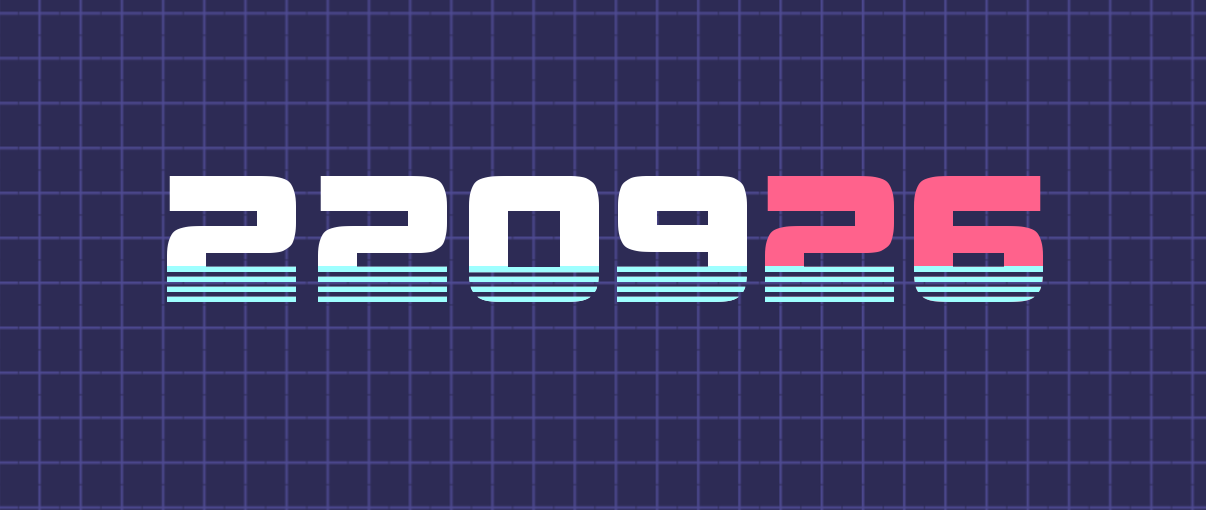
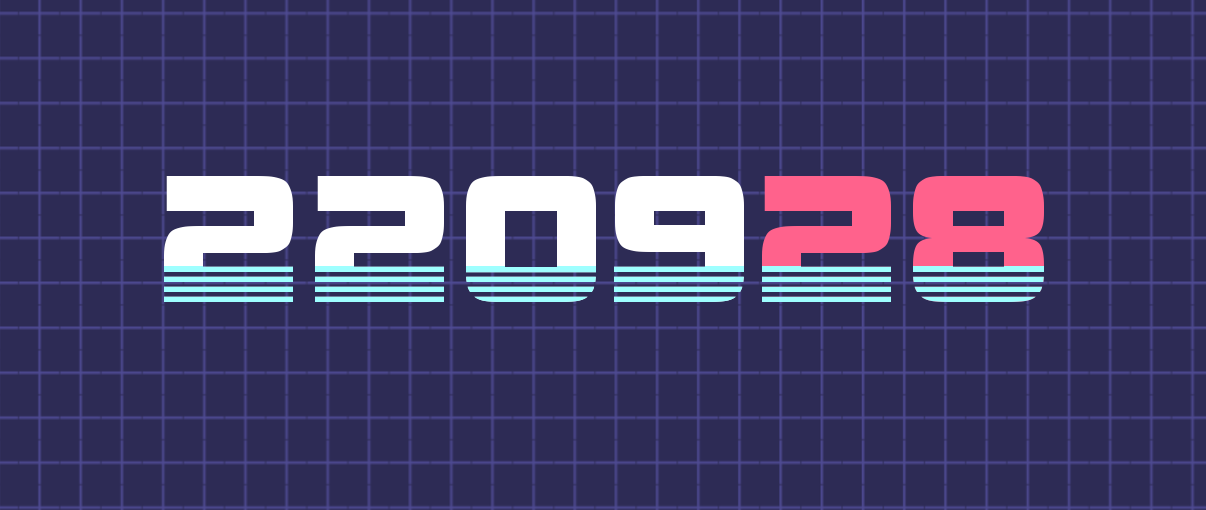
Before/after of a 1206 × 510 layered artwork. What changed in the layer stack:
renamed "220926 #1" to "220928", painted on it over <box>164,266,1044,302</box>
renamed "220926" to "220928 #1", painted on it over <box>164,176,1044,302</box>
